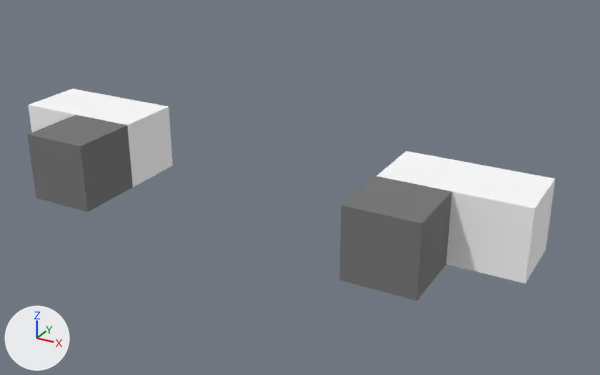
What one commit did to the glTF model assets/dwarves/body/eyes.glb.
One viewpoint serves both versions: a 50 mm camera at (0.728, -1.869, 3.261) aimed at (0.066, -0.665, 2.659). Arrows for +X, +Y and +Z are at lower left; the lights stay in place. The picture after the commit comes second. Vertices at exactly the same position are counted once.

The first picture shows 'eyes'.
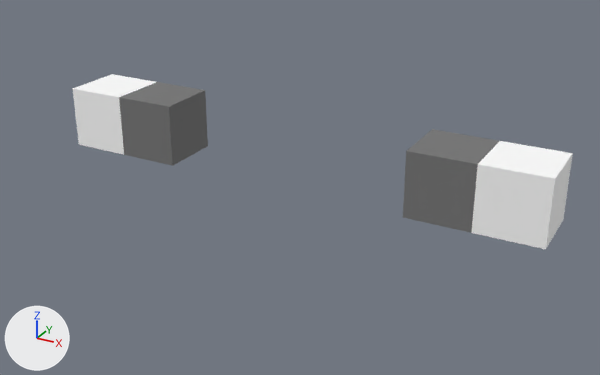
Where the change shows, as pixel boxes (x1, y1, x2, y2) in the pictures (600 x 375 px):
'eyes', reshaped (17% shorter): before (27, 89, 555, 301); after (73, 74, 573, 249)

The edits, one by one:
me_eyes is used by ob_eyes; location (0.0, 0.0, 0.0).
me_eyes had 32 vertices, 56 faces and spanned x -0.5..0.5, y -0.875..-0.625, z 2.625..2.75.
me_eyes now has 24 vertices, 40 faces and spans x -0.5..0.5, y -0.625..-0.5, z 2.625..2.75.
Part 1, on me_eyes:
20 vertices are removed from x -0.5..0.5, y -0.875..-0.75, z 2.625..2.75.
56 faces are deleted.
12 new vertices lie (0.0, 0.125, 0.0) away from vertices in x -0.5..0.5, y -0.625, z 2.625..2.75.
40 new faces join them.
